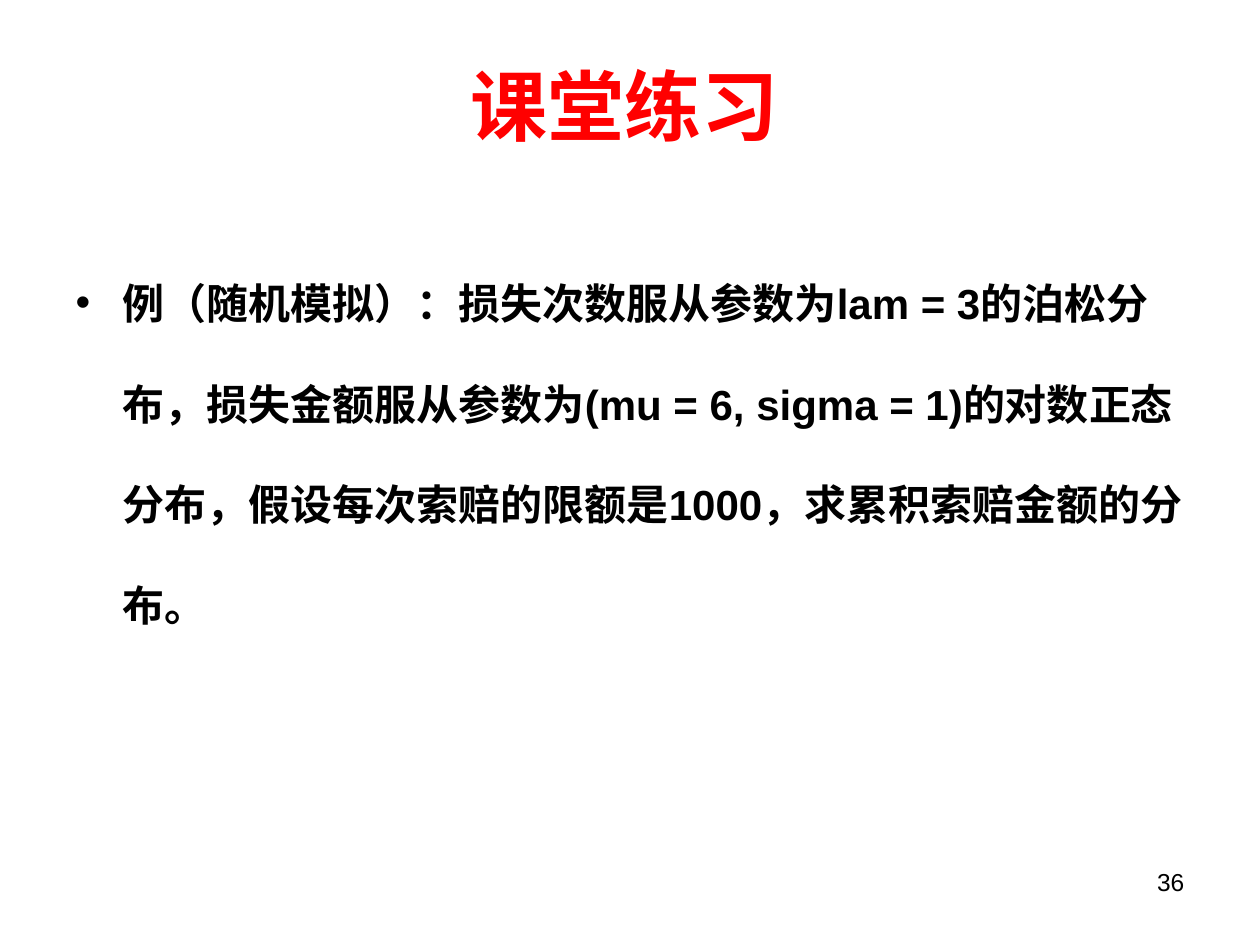
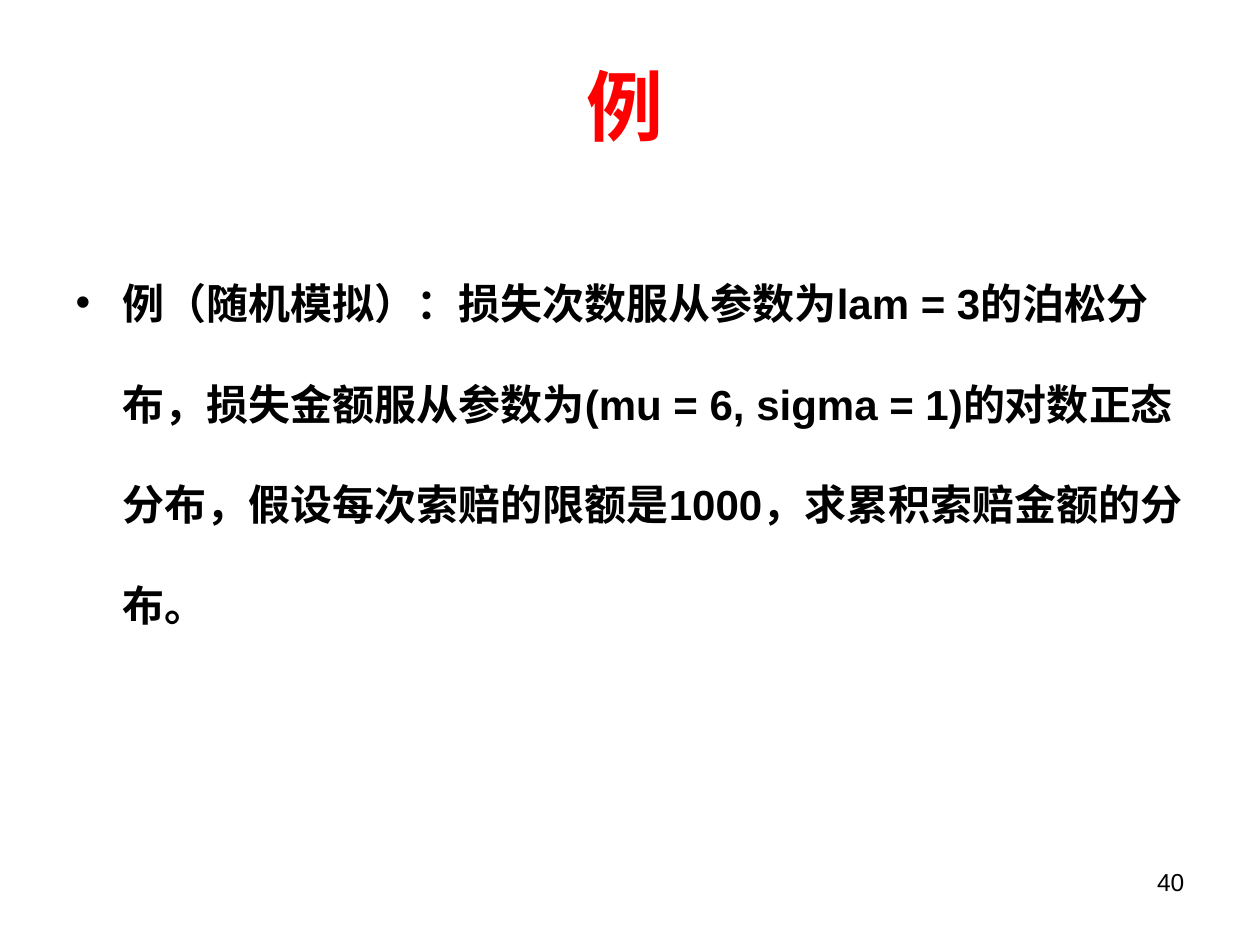
Before and after one commit to lizhengxiao/Non-life-Insurance-Actuarial-Science, a slide deck: slide 40 of Lectures/Week 6 - 累积损失模型.pptx (slide 36 before the commit). Drawn at 1260x945 pixels with LibreOffice and Linux fonts; fonts in the diff are those of the drawing. Boxes give left, top, right and bottom in pixels: in the first picture for what was removed or moved away, otherwise in the second. Text is boxed around its words. In the diff, an @@ line names an element or a change of style, - is before the commit and + after.

```diff
--- a/Lectures/Week 6 - 累积损失模型.pptx
+++ b/Lectures/Week 6 - 累积损失模型.pptx
@@ title at box(587, 70, 664, 142): text changed @@
-课堂练习
+例
@@ page number at box(1157, 874, 1184, 892): text changed @@
-36
+40
```
Also in this commit, not shown: 11 other slides changed, 10 slides added, 2 slides removed, 1 other file.
